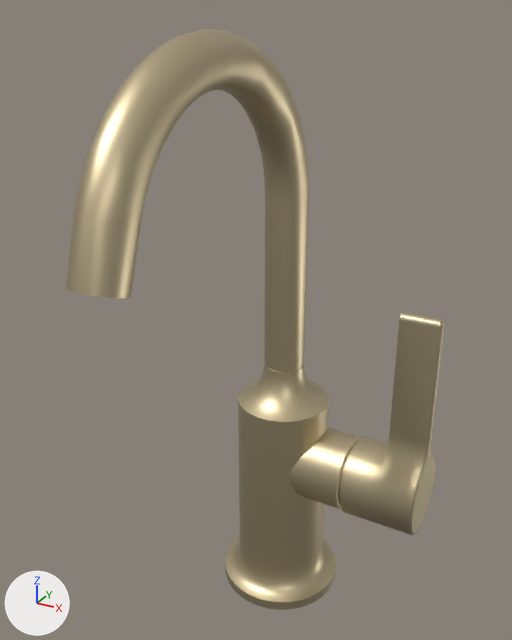
An edit to the glTF model models/33-510-809-39.glb, drawn before and after from the same camera.
Before and after are seen from a 50 mm camera at (0.112, -0.22, 0.28) aimed at (-0.013, 0.008, 0.166). Lighting does not change. The marker at lower left points along +X, +Y and +Z. The first picture is the older version. Where no turn or scale is listed for an object, it has been applied to the vertices.

In view in the first picture: 'L_0d1ed727_36de_4429_a493_0a0added364f_I1', 'L_13c654db_6f73_4dad_9323_ca144945b54a_I2', 'L_b3fd0373_e40e_47cc_bae9_4134293fa280_I4', 'L_bc06e1d6_9562_45b6_9079_8a355efceec8_I5', 'L_e933ee48_d21f_4b62_84b1_4d9048b2e1e1_I6'.
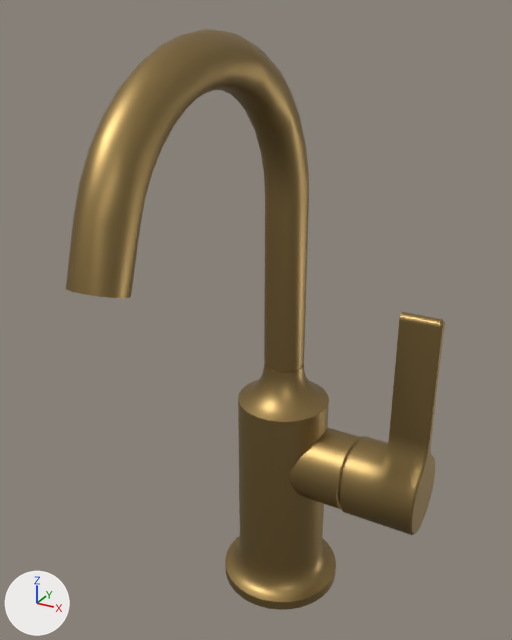
Where the newer file only moved an object's origin or applied its transform, the numbers keep the older frame.

Changed parts and their boxes (x1, y1, x2, y2) in the pictures (512 x 640 px):
'L_bc06e1d6_9562_45b6_9079_8a355efceec8_I5', recoloured (beige to brown): (66, 29, 309, 370) in both
'L_b3fd0373_e40e_47cc_bae9_4134293fa280_I4', recoloured (beige to brown): (225, 362, 336, 610) in both
'L_0d1ed727_36de_4429_a493_0a0added364f_I1', recoloured (beige to brown): (340, 312, 445, 535) in both
'L_e933ee48_d21f_4b62_84b1_4d9048b2e1e1_I6', recoloured (beige to brown): (290, 428, 361, 510) in both
'L_13c654db_6f73_4dad_9323_ca144945b54a_I2', recoloured: (265, 364, 302, 372) in both

What the commit changed:
Material 'Dornbracht_39_Brushed Dark Brass' (mat_dornbracht_39_brushed_dark_brass) changes colour from beige #d0c09d to brown #a18756; in linear values from (0.631, 0.529, 0.337) to (0.356, 0.242, 0.0931).
